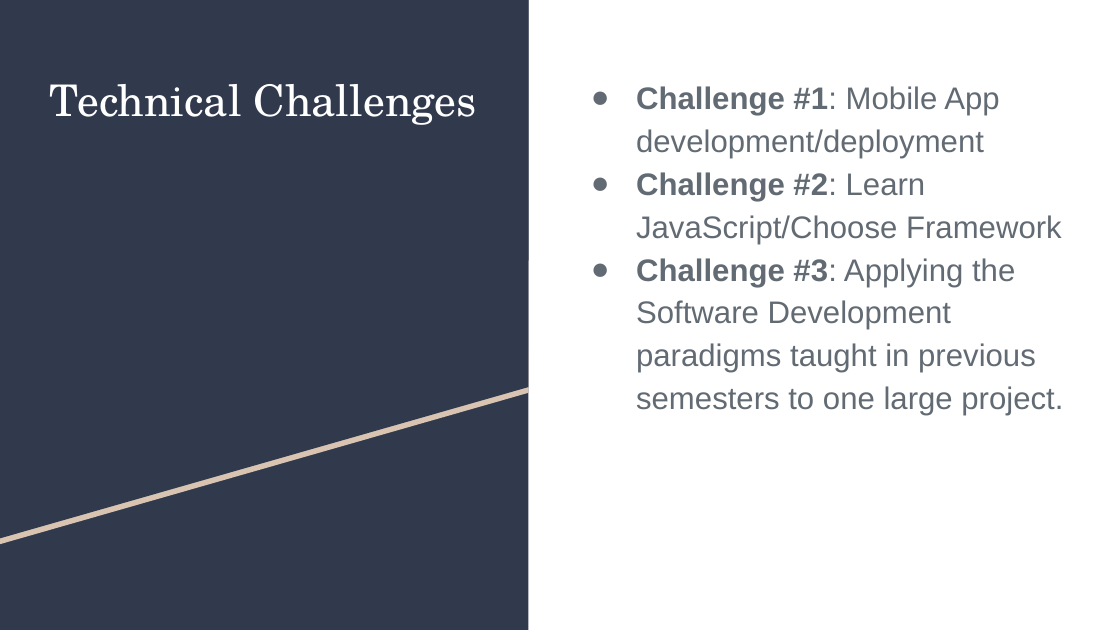
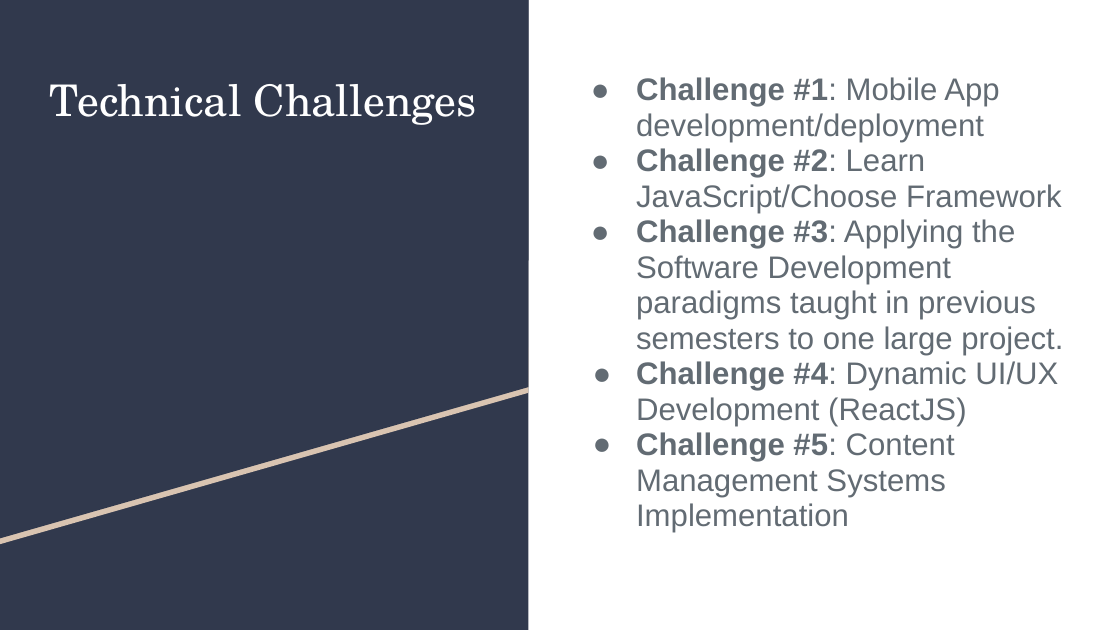
Before and after one commit to fit-history-app/fit-history-app.github.io, a slide deck: slide 6 of FIT History Tours Presentation.pptx (slide 5 before the commit). Drawn at 1120x630 pixels with LibreOffice and Linux fonts; fonts in the diff are those of the drawing. Boxes give left, top, right and bottom in pixels: in the first picture for what was removed or moved away, otherwise in the second. Text is boxed around its words. In the diff, an @@ line names an element or a change of style, - is before the commit and + after.

```diff
--- a/FIT History Tours Presentation.pptx
+++ b/FIT History Tours Presentation.pptx
@@ text at bbox=[636, 77, 1063, 355]: line spacing 1.15 to 0.95 @@
@@ text at bbox=[636, 361, 1058, 533]: paragraphs added @@
+● Challenge #4: Dynamic UI/UX Development (ReactJS)
+● Challenge #5: Content Management Systems Implementation
```
Also in this commit, not shown: 4 other slides changed, 1 slide added, 2 other files.
